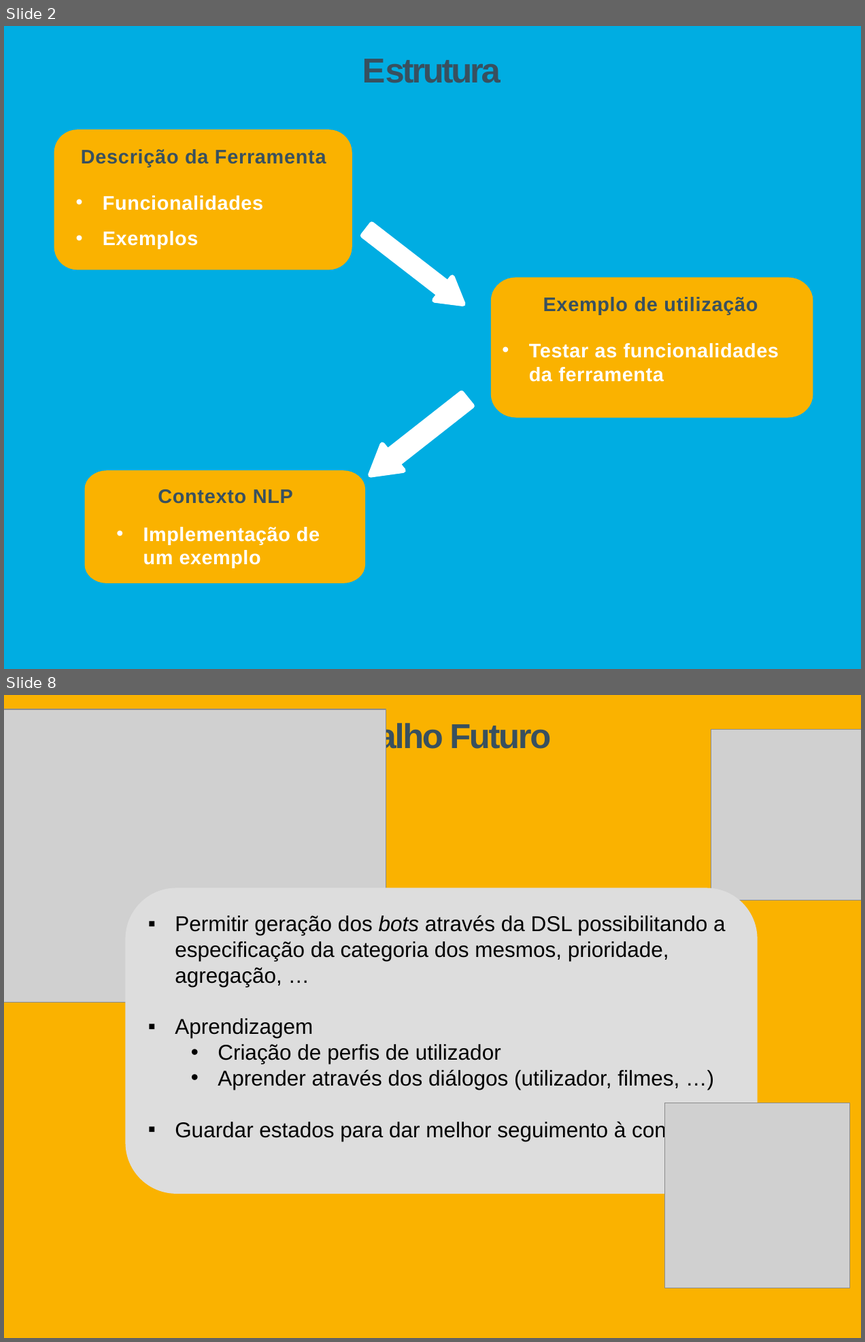
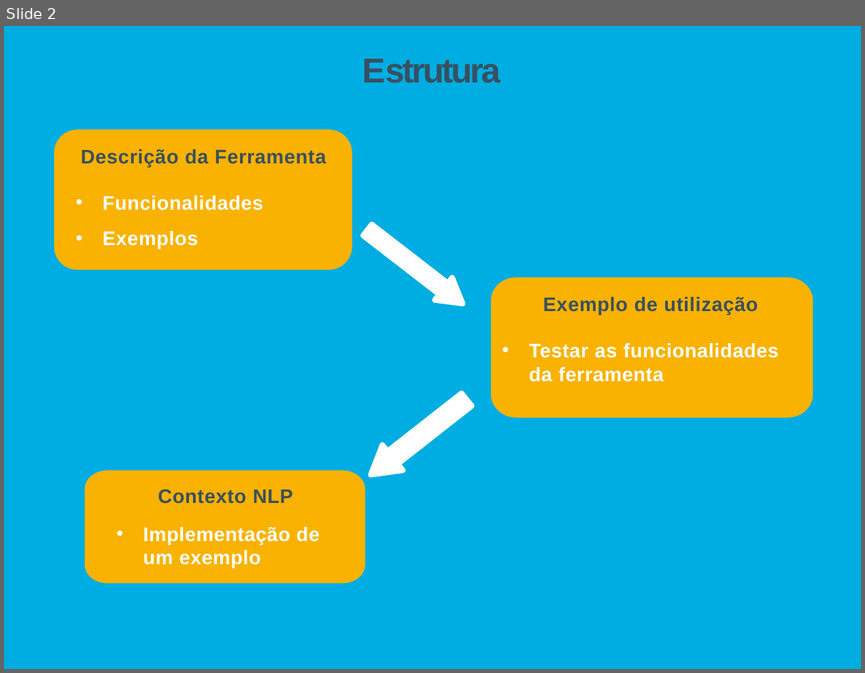
Before and after one commit to Tibblue/PLC, a slide deck: SPLN/tp2/apresSPLN.pptx. Shown one above the other, each under a label of ours: slides 2 and 8 before the commit, slide 2 after it; the slides between them are not shown. The pictures are 865x1342 and 865x673 pixels, drawn with LibreOffice and Linux fonts; fonts in the diff are those of the drawing; grey boxes stand for pictures. Boxes give left, top, right and bottom in pixels: in the first picture for what was removed or moved away, otherwise in the second. Text is boxed around its words. In the diff, an @@ line names an element or a change of style, - is before the commit and + after.

```diff
--- a/SPLN/tp2/apresSPLN.pptx
+++ b/SPLN/tp2/apresSPLN.pptx
@@ slide 8 removed at (4,695,861,1338), background #FFFFFF @@
@@ freeform shape removed at (4,695,861,1338) @@
@@ picture removed at (4,709,386,1002) @@
@@ title removed at (311,721,551,756) @@
-Trabalho Futuro
@@ picture removed at (711,729,861,900) @@
@@ rounded rectangle removed at (126,888,757,1193) @@
@@ text removed at (175,915,725,1141) @@
-▪ Permitir geração dos bots através da DSL possibilitando a especificação da categoria dos mesmos, prioridade, agregação, …
-▪ Aprendizagem
-  • Criação de perfis de utilizador
-  • Aprender através dos diálogos (utilizador, filmes, …)
-▪ Guardar estados para dar melhor seguimento à conversa
@@ picture removed at (664,1103,850,1288) @@
```
Also in this commit, not shown: 4 slides changed, 6 slides added, 1 other slide removed, 2 other files.
